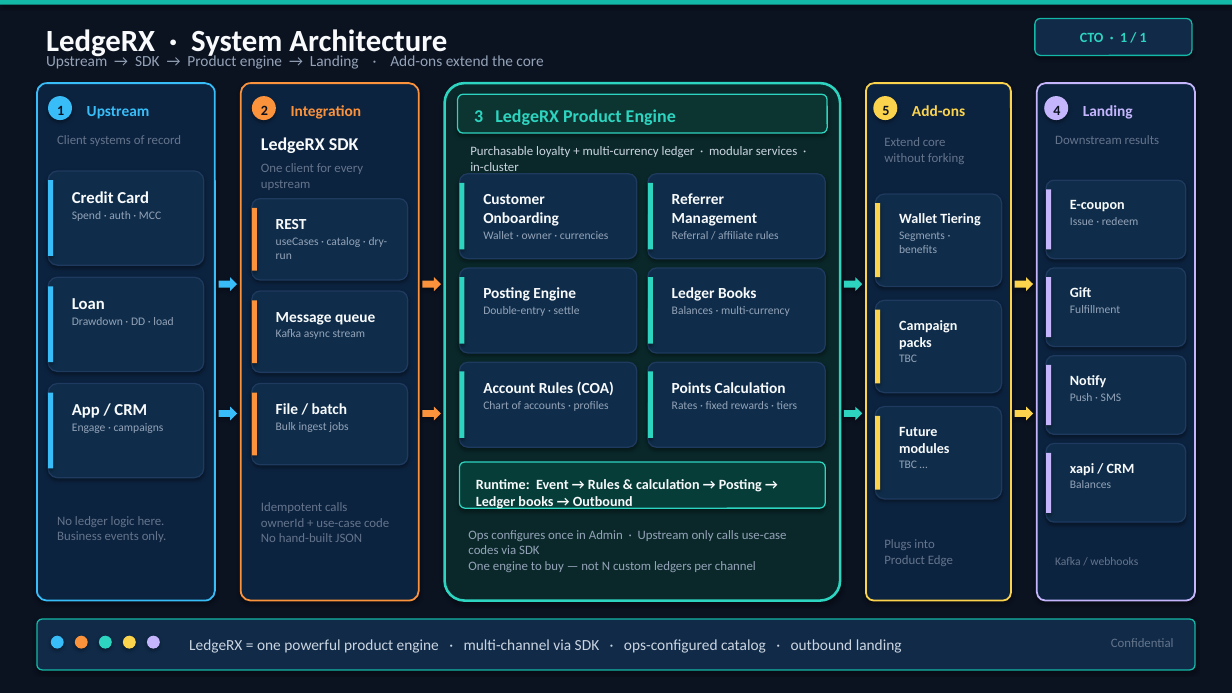
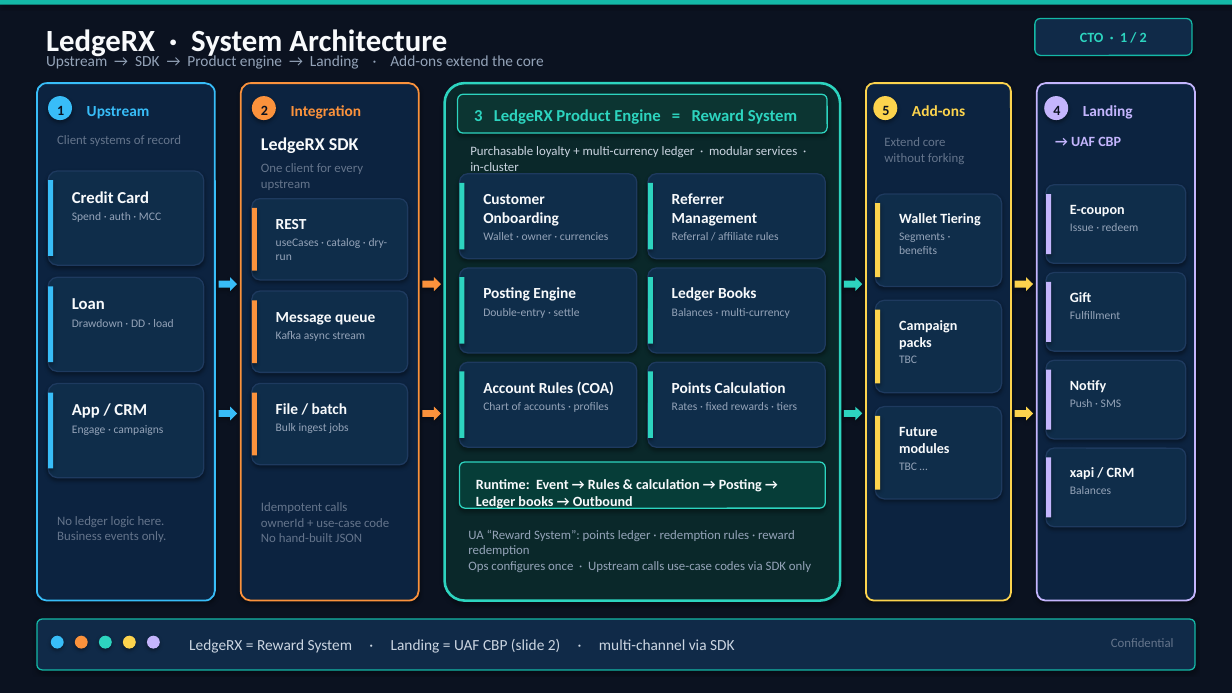
Before and after one commit to yky32/ledger-engine, a slide deck: slide 1 of docs/decks/LedgeRX-System-Architecture-CTO.pptx. Drawn at 1232x693 pixels with LibreOffice and Linux fonts; fonts in the diff are those of the drawing. Boxes give left, top, right and bottom in pixels: in the first picture for what was removed or moved away, otherwise in the second. Text is boxed around its words. In the diff, an @@ line names an element or a change of style, - is before the commit and + after.

```diff
--- a/docs/decks/LedgeRX-System-Architecture-CTO.pptx
+++ b/docs/decks/LedgeRX-System-Architecture-CTO.pptx
@@ text at [1080,33,1147,42]: text changed @@
-CTO · 1 / 1
+CTO · 1 / 2
@@ text at [474,109,797,124]: text changed; size 14 to 13 pt @@
-3 LedgeRX Product Engine
+3 LedgeRX Product Engine = Reward System
@@ text at [1071,136,1121,146]: text changed; size 10 to 11 pt; text colour #64748B to #C4B5FD; bold on @@
-Downstream results
+→ UAF CBP
@@ 4 rectangles, 4 rounded rectangles: place and size @@
-4 rectangles, 4 rounded rectangles at [1046,180,1186,522]
+4 rectangles, 4 rounded rectangles at [1046,185,1186,527]
@@ more space between paragraphs in 10 elements at [72,298,173,327], [72,404,164,435], [276,312,375,341], [483,287,580,318], [672,287,790,318], [899,427,949,470], [1070,380,1121,407], [1070,205,1138,231], [1070,292,1120,319], [1070,467,1135,494] @@
@@ text at [468,530,811,572]: text changed @@
-Ops configures once in Admin · Upstream only calls use-case codes via SDK
-One engine to buy — not N custom ledgers per channel
+UA “Reward System”: points ledger · redemption rules · reward redemption
+Ops configures once · Upstream calls use-case codes via SDK only
@@ text removed at [884,539,953,566] @@
-Plugs into
-Product Edge
@@ text removed at [1055,557,1138,565] @@
-Kafka / webhooks
@@ text at [189,639,735,653]: text changed @@
-LedgeRX = one powerful product engine · multi-channel via SDK · ops-configured catalog · outbound landing
+LedgeRX = Reward System · Landing = UAF CBP (slide 2) · multi-channel via SDK
```
Also in this commit, not shown: 1 slide added.
